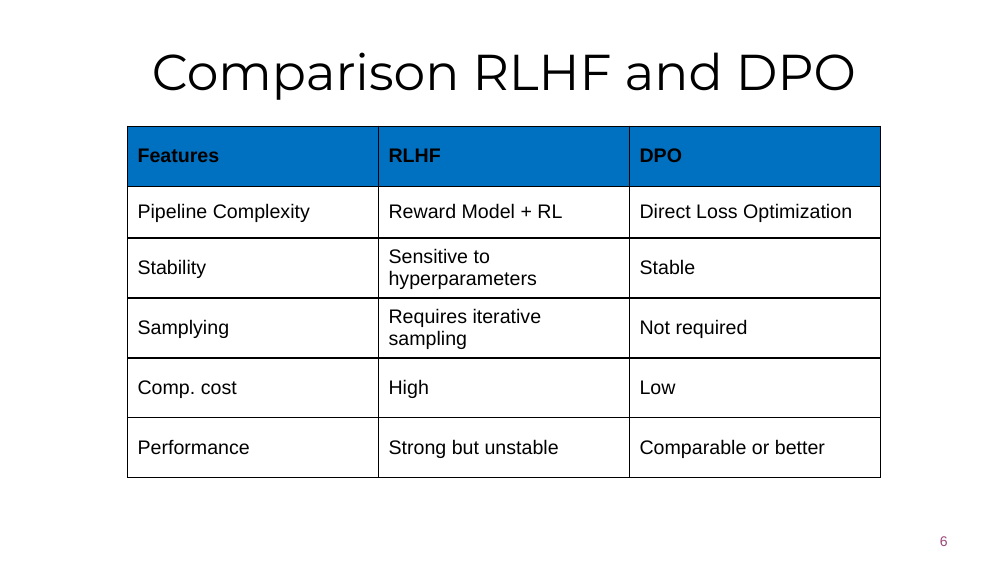
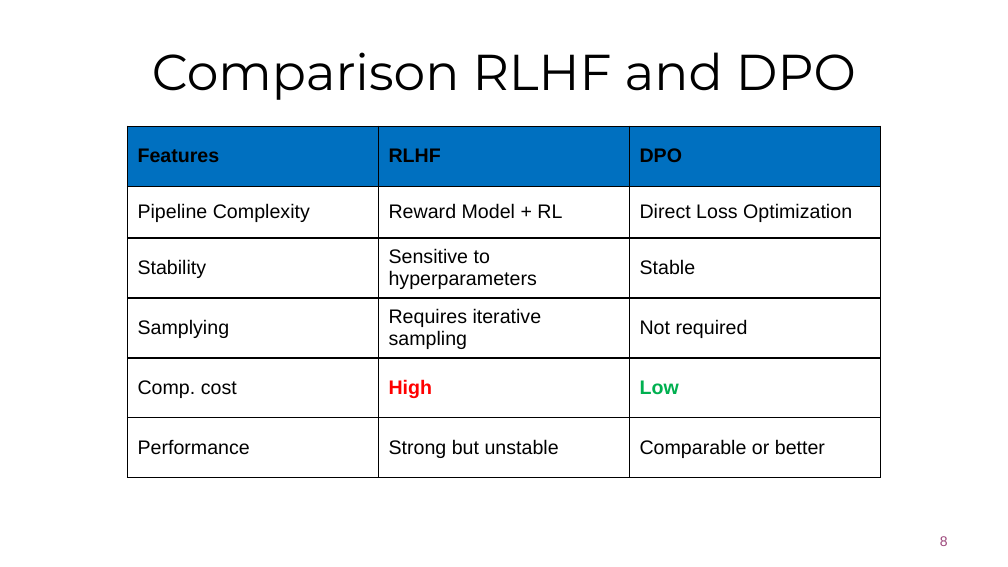
Before and after one commit to GiovanniFilomeno/Direct_Preference_Learning_LLM_Thesis, a slide deck: slide 8 of Presentation/DPO-Filomeno.pptx (slide 6 before the commit). Drawn at 1008x567 pixels with LibreOffice and Linux fonts; fonts in the diff are those of the drawing; background and template pictures are left out. Boxes give left, top, right and bottom in pixels: in the first picture for what was removed or moved away, otherwise in the second. Text is boxed around its words. In the diff, an @@ line names an element or a change of style, - is before the commit and + after.

```diff
--- a/Presentation/DPO-Filomeno.pptx
+++ b/Presentation/DPO-Filomeno.pptx
@@ table at (127, 126, 880, 478) @@
@@ text colour #000000 to #FF0000 in "High" @@
@@ bold on in "High", "Low" @@
@@ text colour #000000 to #00B050 in "Low" @@
```
Also in this commit, not shown: 2 other slides changed, 7 slides added, 1 slide removed, 1 other file.
